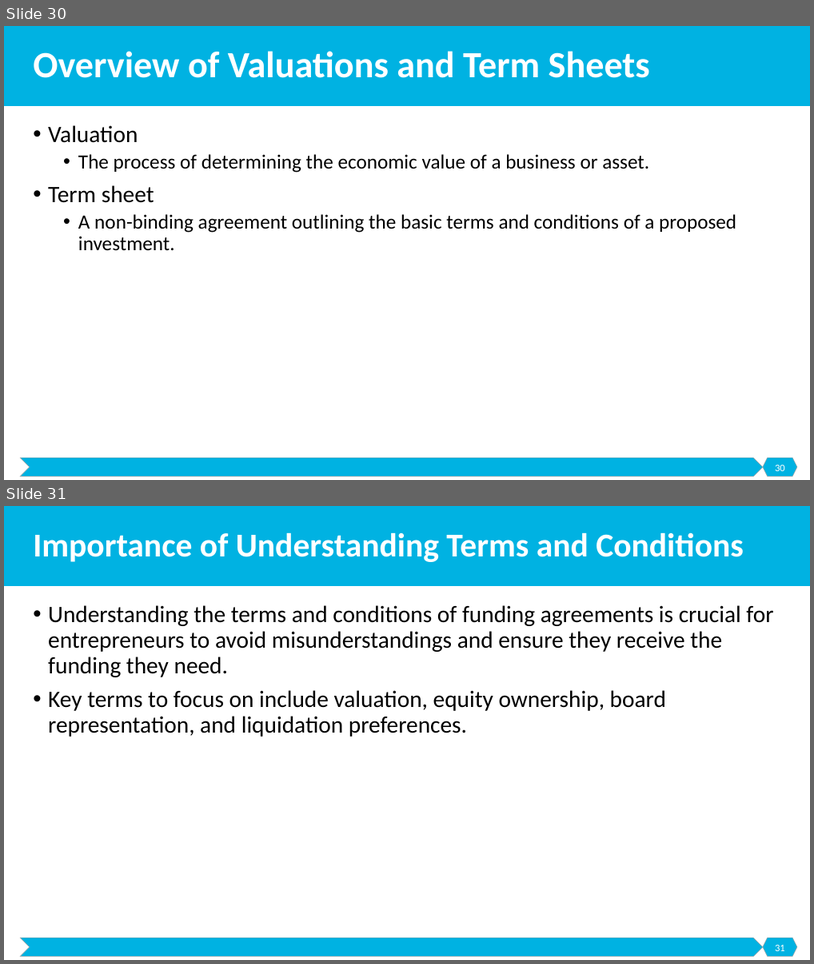
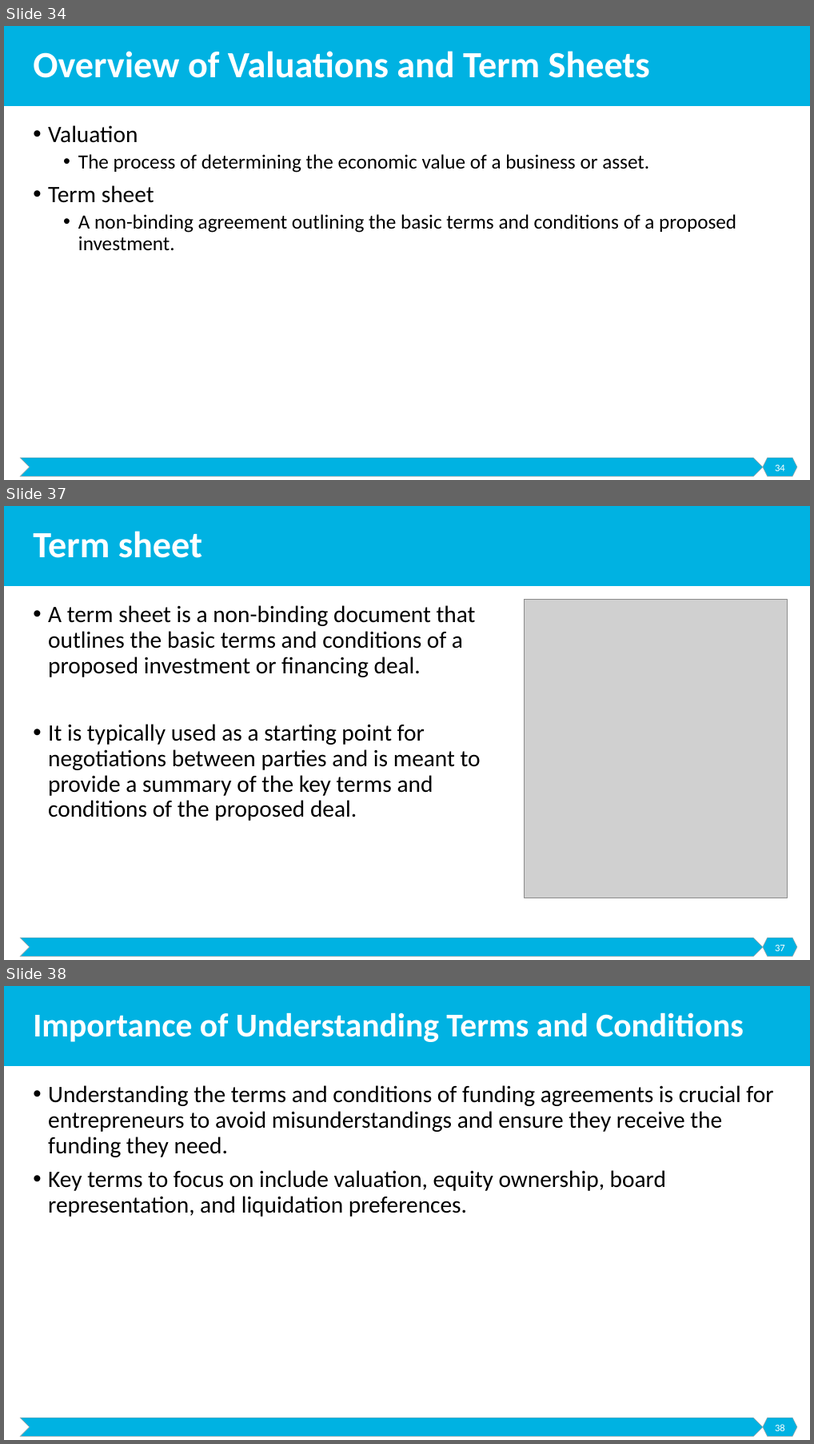
Before and after one commit to malenezi/malenezi, a slide deck: SE495/Lectures/5-Securing Funding/Securing Funding.pptx. Shown one above the other, each under a label of ours: slides 30 and 31 before the commit, slides 34, 37 and 38 after it; the slides between them are not shown. The pictures are 814x964 and 814x1444 pixels, drawn with LibreOffice and Linux fonts; fonts in the diff are those of the drawing; grey boxes stand for pictures. Boxes give left, top, right and bottom in pixels: in the first picture for what was removed or moved away, otherwise in the second. Text is boxed around its words. In the diff, an @@ line names an element or a change of style, - is before the commit and + after.

```diff
--- a/SE495/Lectures/5-Securing Funding/Securing Funding.pptx
+++ b/SE495/Lectures/5-Securing Funding/Securing Funding.pptx
@@ slide 37 added at (x1=4, y1=506, x2=810, y2=960), background #FFFFFF; not listed: 3 template elements that a slide beside it also shows @@
@@ title added at (x1=33, y1=531, x2=202, y2=558), 44 pt, text #FFFFFF, bold @@
+Term sheet
@@ picture added at (x1=524, y1=599, x2=787, y2=897) @@
@@ text added at (x1=48, y1=605, x2=481, y2=820), 28 pt, text #000000 @@
+• A term sheet is a non-binding document that outlines the basic terms and conditions of a proposed investment or financing deal.
+• It is typically used as a starting point for negotiations between parties and is meant to provide a summary of the key terms and conditions of the proposed deal.
@@ page number added at (x1=775, y1=944, x2=786, y2=951), 12 pt, text #FFFFFF @@
+37
@@ what was slide 30 is now slide 34 @@
@@ page number at (x1=775, y1=464, x2=786, y2=471): text changed @@
-30
+34
@@ what was slide 31 is now slide 38 @@
@@ page number at (x1=775, y1=1424, x2=786, y2=1431): text changed @@
-31
+38
```
Also in this commit, not shown: 3 slides changed, 12 other slides added, 3 other files.
